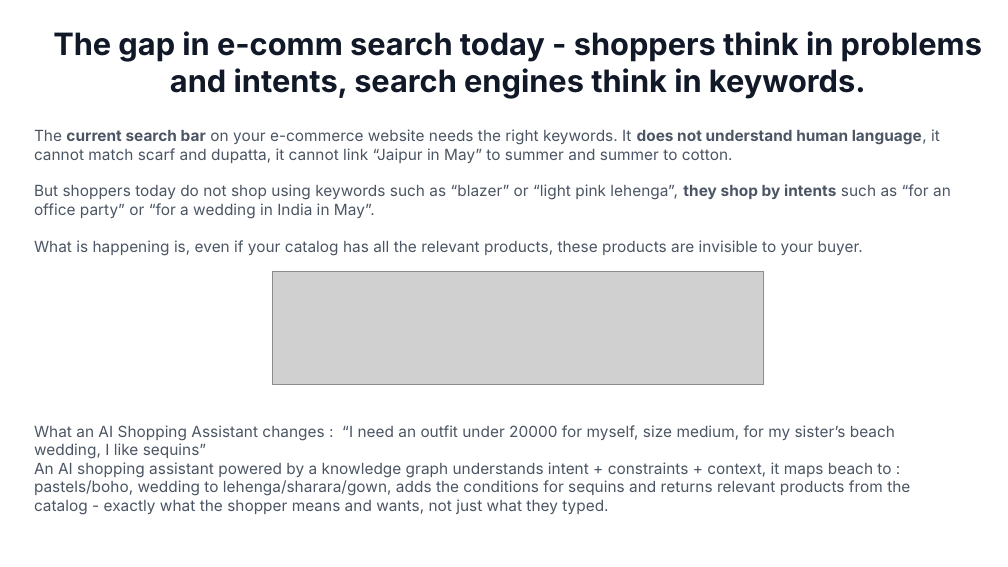
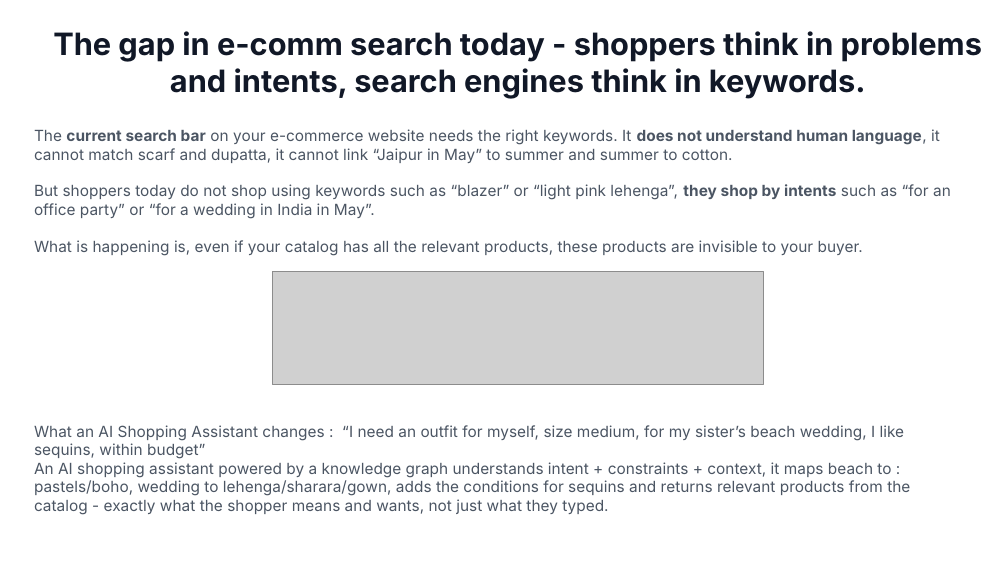
Before and after one commit to aantrikshhh/supersearch-ppt-templates, a slide deck: slide 4 of output/SS_Generic_Clothing.pptx. Drawn at 1008x567 pixels with LibreOffice and Linux fonts; fonts in the diff are those of the drawing; grey boxes stand for pictures. Boxes give left, top, right and bottom in pixels: in the first picture for what was removed or moved away, otherwise in the second. Text is boxed around its words. In the diff, an @@ line names an element or a change of style, - is before the commit and + after.

```diff
--- a/output/SS_Generic_Clothing.pptx
+++ b/output/SS_Generic_Clothing.pptx
@@ text at bbox=[34, 425, 905, 459]: text changed @@
-What an AI Shopping Assistant changes : “I need an outfit under 20000 for myself, size medium, for my sister’s beach wedding, I like sequins”
+What an AI Shopping Assistant changes : “I need an outfit for myself, size medium, for my sister’s beach wedding, I like sequins, within budget”
```
Also in this commit, not shown: 2 other slides changed, 10 other files.
